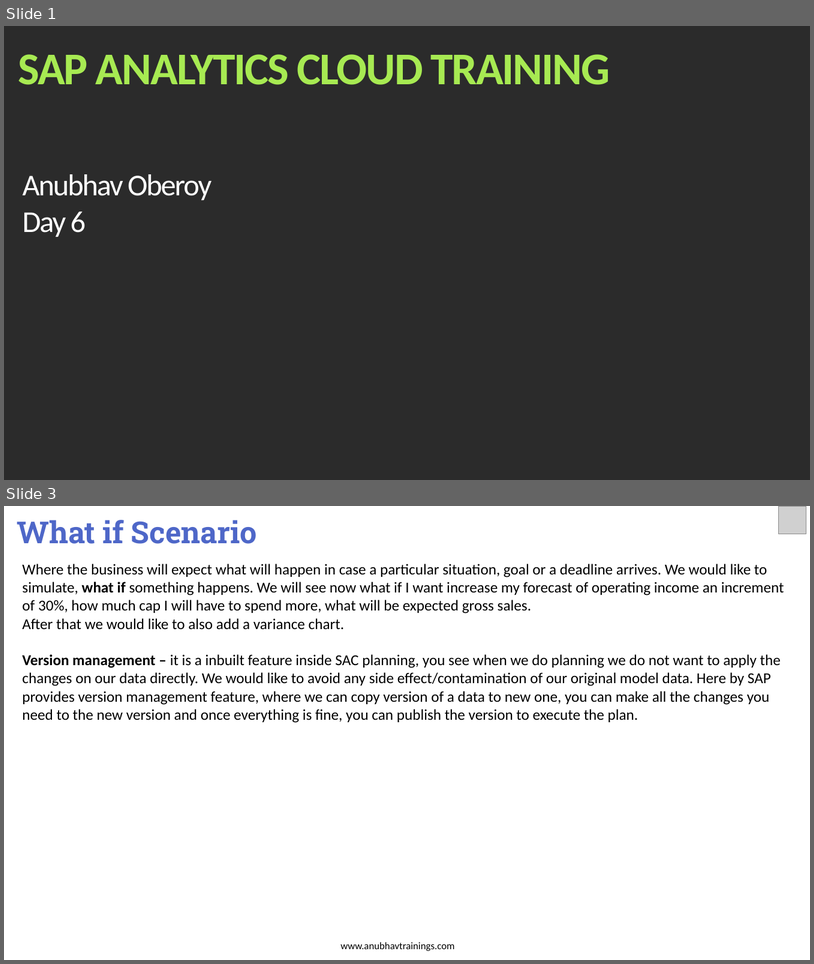
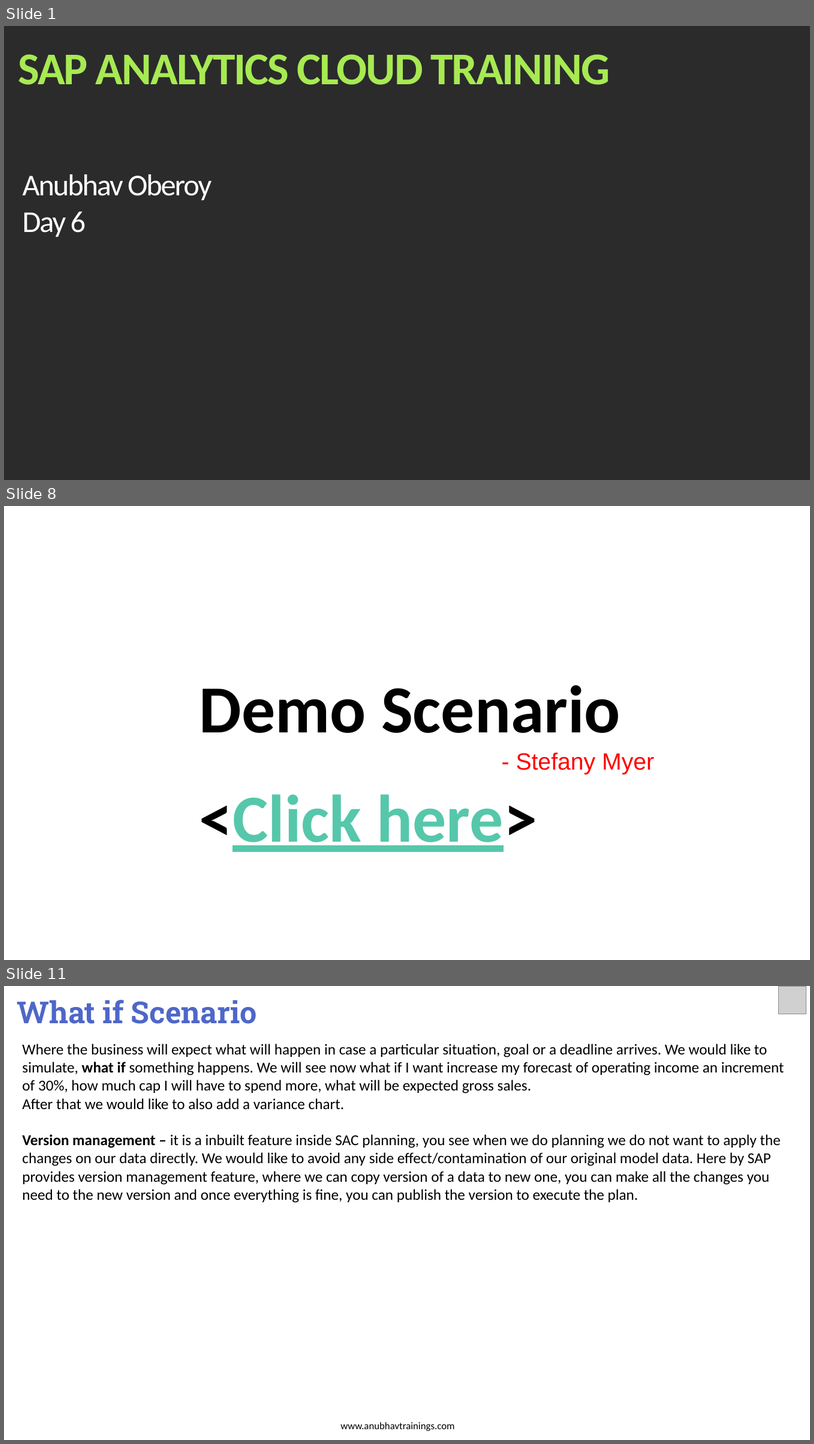
Before and after one commit to soyuztechnologies/SAC_merckgroup, a slide deck: day 6/SAC_Training Day 6.pptx. Shown one above the other, each under a label of ours: slides 1 and 3 before the commit, slides 1, 8 and 11 after it; the slides between them are not shown. The pictures are 814x964 and 814x1444 pixels, drawn with LibreOffice and Linux fonts; fonts in the diff are those of the drawing; grey boxes stand for pictures; background and template pictures are left out; a plain dark background stands for a picture behind light text. Boxes give left, top, right and bottom in pixels: in the first picture for what was removed or moved away, otherwise in the second. Text is boxed around its words. In the diff, an @@ line names an element or a change of style, - is before the commit and + after.

```diff
--- a/day 6/SAC_Training Day 6.pptx
+++ b/day 6/SAC_Training Day 6.pptx
@@ slide 8 added at (4, 506, 810, 960), background #FFFFFF @@
@@ text added at (200, 685, 654, 852), 80 pt, text #000000, bold @@
+Demo Scenario
+- Stefany Myer
+<Click here>
@@ what was slide 3 is now slide 11 @@
```
Also in this commit, not shown: 1 slide changed, 7 other slides added, 5 other files.
